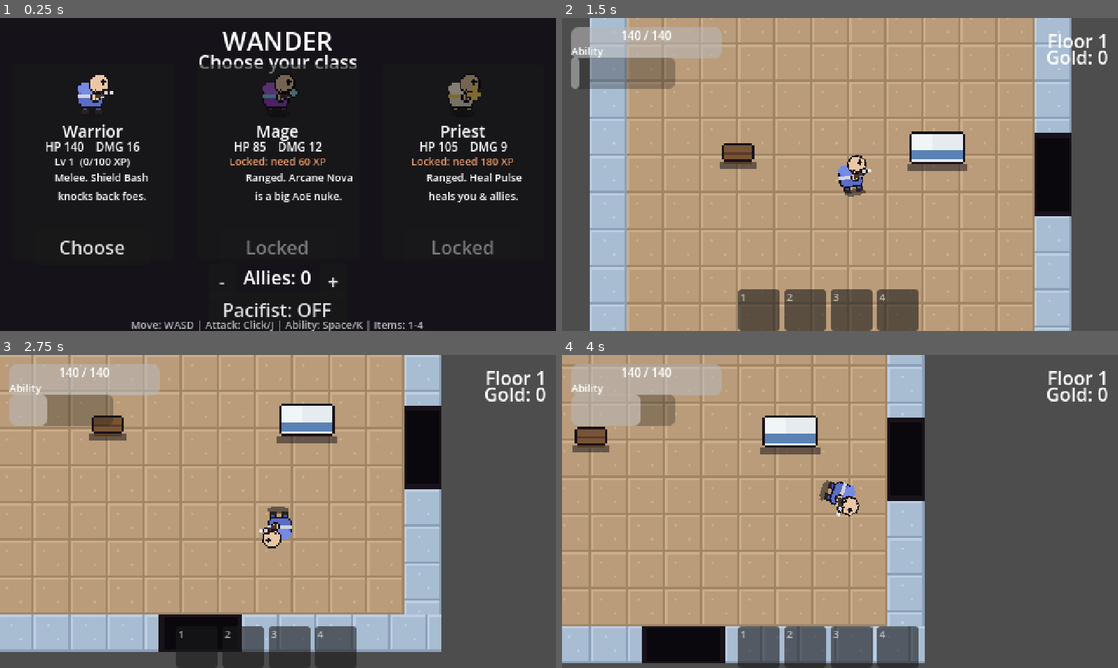
Above: before the commit, frames 1-4 (two rows, left to right).
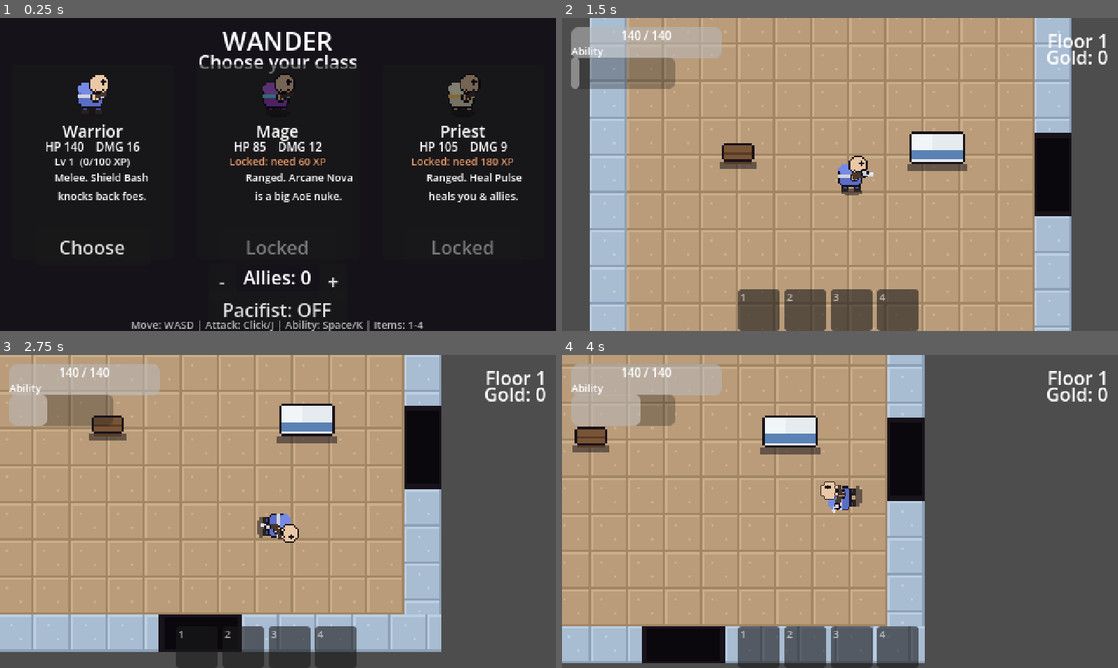
Above: after the commit, the same moments.

Repository: Llama296-png/Wander
Game: Godot game, scene res://scenes/Main.tscn
Two runs of this game, one before a commit and one after it. Both use one fixed random seed, a clock stepped at 60 frames per second and the inputs below.
Inputs (mouse positions are in pixels of both pictures, inside the frame that each line leads up to):
- Up to frame 1 (0.25 s): no input
- Up to frame 2 (1.5 s): click "Choose" at 0.5 s; move the mouse to (962, 158) at 1.27 s; hold D (move_right) from 1.28 s (still down); hold J (attack) from 1.28 s (still down); tap K (ability) at 1.35 s
- Up to frame 3 (2.75 s): move the mouse to (166, 527) at 2.02 s; release D (move_right) at 2.03 s; release J (attack) at 2.03 s; hold S (move_down) from 2.03 s (still down); tap J (attack) at 2.1 s; tap K (ability) at 2.3 s
- Up to frame 4 (4 s): move the mouse to (895, 442) at 2.77 s; release S (move_down) at 2.78 s; hold D (move_right) 2.78-3.53 s; hold J (attack) 2.78-3.53 s; tap K (ability) at 2.85, 3.8 s; move the mouse to (812, 574) at 3.52 s; hold W (move_up) from 3.53 s (still down); tap J (attack) at 3.6 s

The runs differ from the first frame. In frame 1, 0.1% of the frame differs, in the area x 18-87%, y 21-27%; in frame 2, 0.2%; in frame 3, 0.6%, in the area x 46-54%, y 48-62%; in frame 4, 0.6%.

Commit message:
Fix two bugs: pacifist allies still fought, and body rotation ate the mouse-facing effect meant only for the weapon
1. Pacifist allies now never attack. Previously pacifist mode only
   unlocked doors without requiring kills -- allies still hunted and
   fought enemies exactly as in a normal run. Ally._physics_process now
   branches on GameManager.pacifist_mode: non-pacifist keeps the
   existing find-target/attack/follow logic, pacifist skips it entirely
   and wanders the room instead (reusing the same random-direction
   wander pattern Enemy.gd already uses for idle wandering).

2. Split the player/ally body from their weapon so only the weapon aims.
   Previously the whole character sprite (body baked together with its
   held weapon in one image) rotated to face the mouse, so walking one
   way while aiming another spun the entire character sideways. Reworked
   tools/gen_art.py so player/ally bodies are generated weaponless
   (draw_weapon=False -- keeps the arm/hand, drops the blade/orb/symbol
   and cast glow) plus a new weapon_<class>.png per class, grip fixed at
   the icon's own canvas center so it rotates cleanly around the hand.
   In-game each of Player/Ally now has two sprites: the body, which
   rotates to face movement direction only (Enemy already worked this
   way), and a separate weapon Sprite2D on top that rotates toward the
   mouse (player) or the current attack target (ally, via a new
   _weapon_facing separate from _body_facing) -- with a small
   scale-pulse/glow tween on attack for feedback, reusing the existing
   projectile textures for the ranged-class charge glow.

Verified against a real Godot 4.7.2 binary: a targeted scripted test
(pacifist ally leaves an adjacent enemy at full HP and enters its wander
state instead of attacking; non-pacifist ally still lands melee damage;
player body rotation matches movement direction while its weapon
rotation differs; ally body/weapon rotations differ and match their
respective facing sources exactly) passes, and the full prior regression
suite (three classes, a 10-ally party, room persistence across many
transitions, XP/leveling, death/restart) still passes with zero errors.

Diff:
--- a/scripts/Main.gd
+++ b/scripts/Main.gd
@@ -155,7 +155,8 @@
 
 
 func _on_restart() -> void:
-	game_over_ui.queue_free()
+	if is_instance_valid(game_over_ui):
+		game_over_ui.queue_free()
 	if is_instance_valid(hud):
 		hud.queue_free()
 	for coord in rooms.keys():
--- a/scripts/entities/Ally.gd
+++ b/scripts/entities/Ally.gd
@@ -34,8 +34,16 @@
 var _attack_anim_timer: float = 0.0
 var _alive: bool = true
 var sprite: AnimatedSprite2D
+var weapon: Sprite2D
+var _charge_glow: Sprite2D
 var _player: Node2D
-var _facing: Vector2 = Vector2.RIGHT
+## Body rotation -- follows movement direction only.
+var _body_facing: Vector2 = Vector2.RIGHT
+## Weapon rotation -- follows the current attack target, or the body when
+## there isn't one.
+var _weapon_facing: Vector2 = Vector2.RIGHT
+var _wander_dir: Vector2 = Vector2.ZERO
+var _wander_time: float = 0.0
 
 
 func _ready() -> void:
@@ -50,6 +58,20 @@
 	s.scale = Vector2(1.3, 1.3)
 	add_child(s)
 	sprite = s
+
+	var w := Sprite2D.new()
+	w.texture = load("res://assets/sprites/weapon_%s.png" % stats.anim_prefix)
+	w.scale = Vector2(1.3, 1.3)
+	add_child(w)
+	weapon = w
+
+	if stats.attack_type == "ranged":
+		var glow := Sprite2D.new()
+		glow.texture = load(stats.projectile_sprite)
+		glow.scale = Vector2.ZERO
+		glow.position = Vector2(10, 0)
+		weapon.add_child(glow)
+		_charge_glow = glow
 
 	var shape := CollisionShape2D.new()
 	var circle := CircleShape2D.new()
@@ -92,29 +114,48 @@
 	if class_id == "priest" and _ability_cd <= 0.0 and _try_heal():
 		return
 
-	var target = _find_nearest_enemy()
-	if target:
-		var to_target: Vector2 = target.global_position - global_position
-		var dist := to_target.length()
-		var atk_range: float = melee_range if stats.attack_type == "melee" else stats.get("ability_radius", 160.0)
-		if dist > atk_range * 0.85:
-			velocity = to_target.normalized() * speed
+	var aiming_at_target := false
+	if GameManager.pacifist_mode:
+		# Pacifist allies never fight -- they just wander the room instead
+		# of hunting enemies or sticking close to the player.
+		_wander(delta)
+	else:
+		var target = _find_nearest_enemy()
+		if target:
+			var to_target: Vector2 = target.global_position - global_position
+			var dist := to_target.length()
+			var atk_range: float = melee_range if stats.attack_type == "melee" else stats.get("ability_radius", 160.0)
+			if dist > atk_range * 0.85:
+				velocity = to_target.normalized() * speed
+			else:
+				velocity = Vector2.ZERO
+				_weapon_facing = to_target.normalized()
+				aiming_at_target = true
+				if _attack_cd <= 0.0:
+					_attack(target)
 		else:
-			velocity = Vector2.ZERO
-			_facing = to_target.normalized()
-			if _attack_cd <= 0.0:
-				_attack(target)
-	else:
-		_follow()
+			_follow()
 
 	if velocity.length() > 1.0:
-		_facing = velocity.normalized()
+		_body_facing = velocity.normalized()
+	if not aiming_at_target:
+		_weapon_facing = _body_facing
+
 	if _attack_anim_timer <= 0.0:
-		sprite.rotation = _facing.angle()
+		sprite.rotation = _body_facing.angle()
+		weapon.rotation = _weapon_facing.angle()
 		var state := "walk" if velocity.length() > 1.0 else "idle"
 		if sprite.animation != state:
 			sprite.play(state)
 	move_and_slide()
+
+
+func _wander(delta: float) -> void:
+	_wander_time -= delta
+	if _wander_time <= 0.0:
+		_wander_time = randf_range(0.8, 2.2)
+		_wander_dir = Vector2.RIGHT.rotated(randf() * TAU) * (0.0 if randf() < 0.3 else 1.0)
+	velocity = _wander_dir * speed * 0.5
 
 
 func _follow() -> void:
@@ -143,8 +184,10 @@
 func _attack(target) -> void:
 	_attack_cd = attack_cooldown
 	sprite.play("attack")
-	sprite.rotation = _facing.angle()
+	sprite.rotation = _body_facing.angle()
+	weapon.rotation = _weapon_facing.angle()
 	_attack_anim_timer = ATTACK_ANIM_TIME
+	_play_weapon_flourish()
 	if stats.attack_type == "melee":
 		target.take_damage(damage, global_position)
 	else:
@@ -173,7 +216,10 @@
 	if lowest:
 		_ability_cd = stats.ability_cooldown
 		sprite.play("attack")
+		_weapon_facing = (lowest.global_position - global_position).normalized() if lowest.global_position != global_position else _body_facing
+		weapon.rotation = _weapon_facing.angle()
 		_attack_anim_timer = ATTACK_ANIM_TIME
+		_play_weapon_flourish()
 		lowest.heal(stats.ability_heal)
 		return true
 	return false
@@ -202,12 +248,27 @@
 	tw.tween_property(sprite, "modulate", Color(1, 1, 1), 0.15)
 
 
+func _play_weapon_flourish() -> void:
+	var base_scale := Vector2(1.3, 1.3)
+	weapon.scale = base_scale
+	var tw := create_tween()
+	tw.tween_property(weapon, "scale", base_scale * 1.25, ATTACK_ANIM_TIME * 0.35)
+	tw.tween_property(weapon, "scale", base_scale, ATTACK_ANIM_TIME * 0.65)
+
+	if _charge_glow:
+		_charge_glow.scale = Vector2.ZERO
+		var gtw := create_tween()
+		gtw.tween_property(_charge_glow, "scale", Vector2.ONE, ATTACK_ANIM_TIME * 0.7)
+		gtw.tween_property(_charge_glow, "scale", Vector2.ZERO, ATTACK_ANIM_TIME * 0.3)
+
+
 func die() -> void:
 	if not _alive:
 		return
 	_alive = false
 	set_physics_process(false)
 	remove_from_group("ally")
+	weapon.visible = false
 	sprite.play("death")
 	# Fixed real-time delay rather than awaiting the animation -- see the
 	# matching comment in Enemy.gd::die().
--- a/scripts/entities/Player.gd
+++ b/scripts/entities/Player.gd
@@ -27,6 +27,8 @@
 var _alive: bool = true
 
 var sprite: AnimatedSprite2D
+var weapon: Sprite2D
+var _charge_glow: Sprite2D
 
 
 func _ready() -> void:
@@ -40,6 +42,20 @@
 	s.scale = Vector2(1.5, 1.5)
 	add_child(s)
 	sprite = s
+
+	var w := Sprite2D.new()
+	w.texture = load("res://assets/sprites/weapon_%s.png" % stats.anim_prefix)
+	w.scale = Vector2(1.5, 1.5)
+	add_child(w)
+	weapon = w
+
+	if stats.attack_type == "ranged":
+		var glow := Sprite2D.new()
+		glow.texture = load(stats.projectile_sprite)
+		glow.scale = Vector2.ZERO
+		glow.position = Vector2(10, 0)
+		weapon.add_child(glow)
+		_charge_glow = glow
 
 	var shape := CollisionShape2D.new()
 	var circle := CircleShape2D.new()
@@ -83,10 +99,12 @@
 
 	if input_vec.length() > 0.1:
 		facing = input_vec.normalized()
-
-	# The character (and its weapon) always faces the mouse cursor.
+	# Body stays upright and turns to face the movement direction only.
+	sprite.rotation = facing.angle()
+
+	# Only the weapon tracks the mouse cursor.
 	var aim := _aim_dir()
-	sprite.rotation = aim.angle()
+	weapon.rotation = aim.angle()
 
 	_attack_cd = max(0.0, _attack_cd - delta)
 	_ability_cd = max(0.0, _ability_cd - delta)
@@ -117,6 +135,18 @@
 func _play_attack_anim() -> void:
 	sprite.play("attack")
 	_attack_anim_timer = ATTACK_ANIM_TIME
+
+	var base_scale := Vector2(1.5, 1.5)
+	weapon.scale = base_scale
+	var tw := create_tween()
+	tw.tween_property(weapon, "scale", base_scale * 1.25, ATTACK_ANIM_TIME * 0.35)
+	tw.tween_property(weapon, "scale", base_scale, ATTACK_ANIM_TIME * 0.65)
+
+	if _charge_glow:
+		_charge_glow.scale = Vector2.ZERO
+		var gtw := create_tween()
+		gtw.tween_property(_charge_glow, "scale", Vector2.ONE, ATTACK_ANIM_TIME * 0.7)
+		gtw.tween_property(_charge_glow, "scale", Vector2.ZERO, ATTACK_ANIM_TIME * 0.3)
 
 
 func _do_attack() -> void:
@@ -197,6 +227,7 @@
 	_alive = false
 	set_physics_process(false)
 	sprite.play("death")
+	weapon.visible = false
 	died.emit()
 	await sprite.animation_finished
 	GameManager.report_game_over()
Binary file changed: assets/sprites/ally_mage_attack_0.png
Binary file changed: assets/sprites/ally_mage_attack_1.png
Binary file changed: assets/sprites/ally_mage_attack_2.png
Binary file changed: assets/sprites/ally_mage_death_0.png
Binary file changed: assets/sprites/ally_mage_death_1.png
Binary file changed: assets/sprites/ally_mage_death_2.png
Binary file changed: assets/sprites/ally_mage_death_3.png
Binary file changed: assets/sprites/ally_mage_idle_0.png
Binary file changed: assets/sprites/ally_mage_idle_1.png
Binary file changed: assets/sprites/ally_mage_walk_0.png
Binary file changed: assets/sprites/ally_mage_walk_1.png
Binary file changed: assets/sprites/ally_mage_walk_2.png
(and 80 more such lines)
